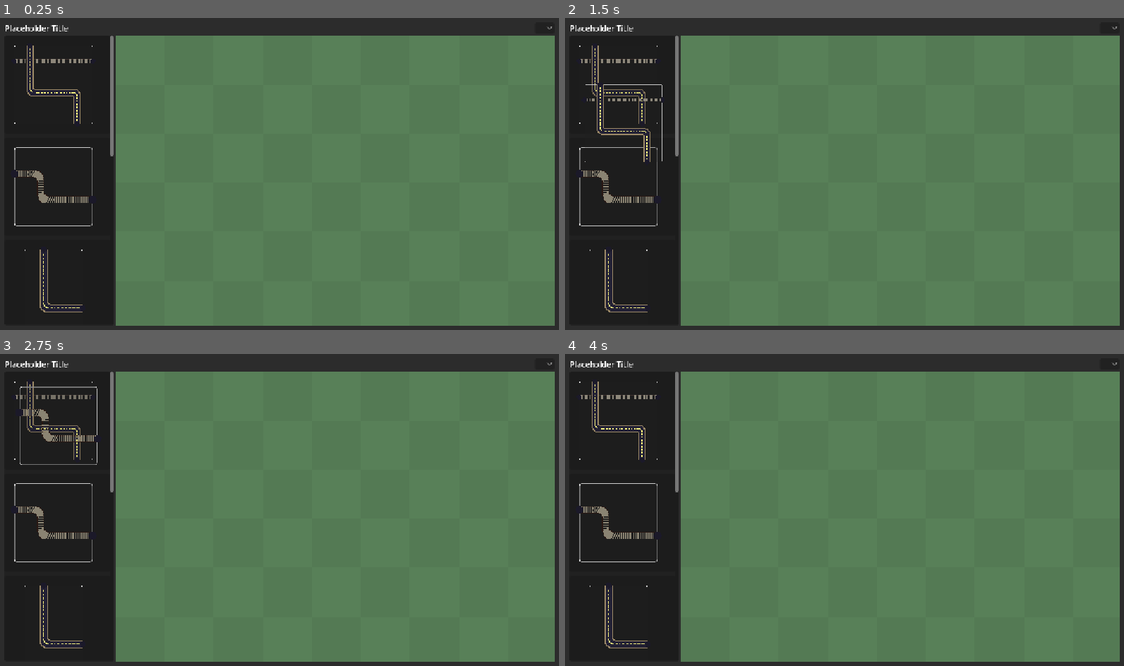
Above: before the commit, frames 1-4 (two rows, left to right).
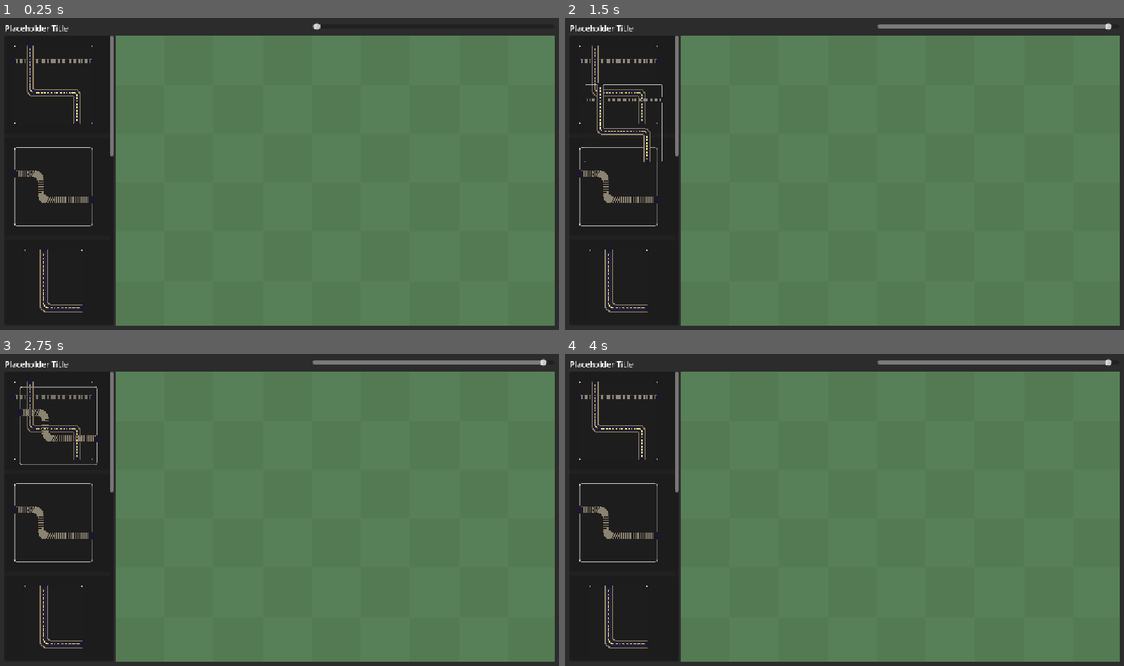
Above: after the commit, the same moments.

Repository: WishingWillow/photoshop-game
Game: Godot game, scene res://UI/ui.tscn
The game is run twice, just before and just after one commit, with the same random seed, the same clock (stepped at 60 frames per second) and the same inputs.
Inputs (mouse positions are in pixels of both pictures, inside the frame that each line leads up to):
- Up to frame 1 (0.25 s): no input
- Up to frame 2 (1.5 s): click (1107, 27) at 0.52 s; tap Enter at 1.25 s; drag from (581, 46) to (581, 149) at 1.27 s
- Up to frame 3 (2.75 s): tap Space at 2 s; drag from (16, 485) to (16, 382) at 2.02 s
- Up to frame 4 (4 s): tap Enter at 2.75 s; move the mouse to (587, 584) at 2.77 s; hold Middle mouse button (camera_drag_mod) 2.78-3.5 s; click (587, 584) at 2.92 s; tap Space at 3.5 s; drag from (816, 572) to (581, 485) at 3.52 s

The runs differ from the first frame. In frame 1, less than 0.1% of the frame differs, in the area x 55-99%, y 1-5%; in frame 2, 0.6%; in frame 3, 0.6%; in frame 4, 0.6%.

Commit message:
Added music to scene

Diff:
--- a/UI/ui.tscn
+++ b/UI/ui.tscn
@@ -1,5 +1,6 @@
 [gd_scene format=3 uid="uid://ciu5q2n43mg0o"]
 
+[ext_resource type="AudioStream" uid="uid://c5gi5jlnuuwqg" path="res://Assets/ost.wav" id="1_3sbvi"]
 [ext_resource type="Script" uid="uid://8tqddc3nw5e5" path="res://UI/UI Scripts/playspace_container.gd" id="4_3sbvi"]
 [ext_resource type="PackedScene" uid="uid://cke8jgko6uqrn" path="res://playspace.tscn" id="4_hat8c"]
 [ext_resource type="Script" uid="uid://f7chq1kajgdl" path="res://UI/UI Scripts/layer_list.gd" id="8_cbfhl"]
@@ -13,6 +14,10 @@
 grow_horizontal = 2
 grow_vertical = 2
 mouse_filter = 1
+
+[node name="AudioStreamPlayer" type="AudioStreamPlayer" parent="." unique_id=1864066535]
+stream = ExtResource("1_3sbvi")
+autoplay = true
 
 [node name="Background" type="ColorRect" parent="." unique_id=1185345327]
 z_index = -4096
@@ -50,8 +55,9 @@
 layout_mode = 2
 size_flags_horizontal = 3
 
-[node name="LevelMenu" type="OptionButton" parent="MarginContainer/VBoxContainer/TopBarContainer" unique_id=1824949726]
+[node name="HSlider" type="HSlider" parent="MarginContainer/VBoxContainer/TopBarContainer" unique_id=2110301122]
 layout_mode = 2
+size_flags_horizontal = 3
 
 [node name="HBoxContainer" type="HBoxContainer" parent="MarginContainer/VBoxContainer" unique_id=1098168033]
 layout_mode = 2
Binary file added: Assets/settings_button.png
Not shown, changed: Assets/settings_button.png.import
Binary file removed: UI/Assets/MirrorButtonIcon.png
Not shown, removed: UI/Assets/MirrorButtonIcon.png.import
Binary file removed: UI/Assets/MoveButtonIcon.png
Not shown, removed: UI/Assets/MoveButtonIcon.png.import
Binary file removed: UI/Assets/RotateButtonIcon.png
Not shown, removed: UI/Assets/RotateButtonIcon.png.import
Binary file removed: UI/Assets/ScaleButtonIcon.png
Not shown, removed: UI/Assets/ScaleButtonIcon.png.import
Binary file removed: UI/Assets/SliceButtonIcon.png
Binary file removed: UI/Assets/UndoButtonIcon.png
(and 1 more such lines)
